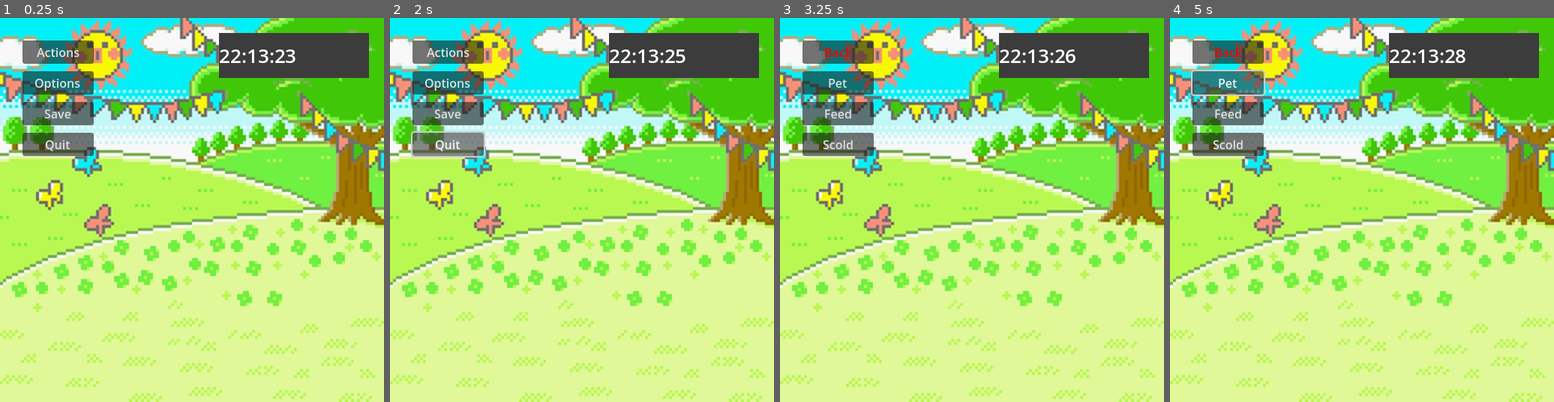
Above: before the commit, frames 1-4 (left to right).
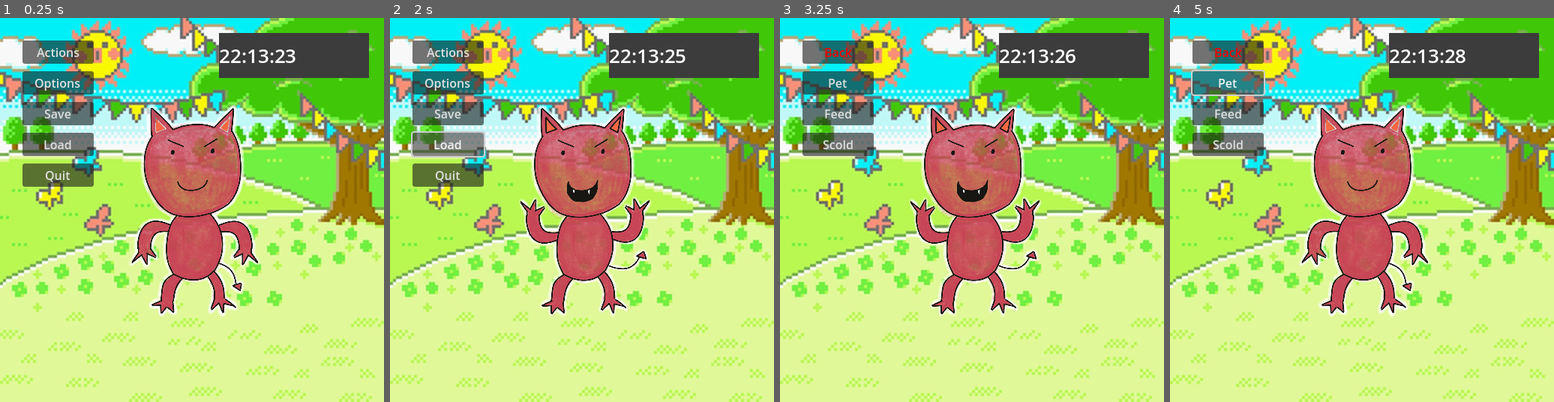
Above: after the commit, the same moments.

Repository: Izendi/egg_friend
Game: Godot game, scene res://assets/scenes/areas/tamagotchi_global.tscn
Two runs of this game, one before a commit and one after it. Both use one fixed random seed, a clock stepped at 60 frames per second and the inputs below.
Inputs (mouse positions are in pixels of both pictures, inside the frame that each line leads up to):
- Up to frame 1 (0.25 s): no input
- Up to frame 2 (2 s): click "Save" at 0.5 s; click (447, 144) at 1.25 s, where only the run after the commit has a clickable "Load"
- Up to frame 3 (3.25 s): hold Right (ui_right) 2.03-2.75 s; click "Actions" at 2.75 s
- Up to frame 4 (5 s): click "Pet" at 3.5 s; hold Right (ui_right) from 4.28 s (still down); tap Enter (ui_accept) at 4.52 s

The runs differ from the first frame. In frame 1, 13% of the frame differs, in the area x 5-68%, y 22-78%; in frame 2, 12%; in frame 3, 11%; in frame 4, 11%.
Error before the commit: Invalid call. Nonexistent function 'setAnimation' in base 'Nil'. (res://assets/scenes/areas/tamagotchi_global.gd:91)

Commit message:
small adjustments

Diff:
--- a/assets/scenes/areas/menu_manager.gd
+++ b/assets/scenes/areas/menu_manager.gd
@@ -11,6 +11,8 @@
 signal pet_egg_friend # no payload
 signal feed_egg_friend # no payload
 signal scold_egg_friend # no payload
+signal save_game(profileName: String, saveSlotNum: int)
+signal load_game(profileName: String, saveSlotNum: int)
 signal background_changed(backgroundName: String)
 signal egg_friend_changed(friendName: String)
 
@@ -86,3 +88,11 @@
 
 func _on_button_pet_pressed():
 	pet_egg_friend.emit()
+
+
+func _on_button_save_pressed():
+	save_game.emit("testProfile", 1)
+
+
+func _on_button_load_pressed():
+	load_game.emit("testProfile", 1)
--- a/assets/scenes/areas/tamagotchi_global.gd
+++ b/assets/scenes/areas/tamagotchi_global.gd
@@ -1,4 +1,12 @@
 extends Node
+
+var inventory: Array = ["apple", "banana", "cake"]
+
+var test_save_data = {
+		"player_level": 25,
+		"player_health": 10,
+		"inventory": inventory,  # can be an Array or Dictionary
+	}
 
 const ef_interface = preload("res://assets/scenes/areas/node_2d_i_egg_friend.gd")
 
@@ -8,7 +16,9 @@
 @onready var world: Node2D = $Node2D_world
 @onready var menuSystem: CanvasLayer = $CanvasLayer
 
-@onready var time_label: Label = $CanvasLayer/Control_info/Panel/Label
+#This topRight_label aquisition should be updated to be clearner!
+#	I should not reach down so many layers to interact with something
+@onready var topRight_label: Label = $CanvasLayer/Control_info/Panel/Label
 
 var current_level: Node2D = null
 var selected_egg_friend: ef_interface = null
@@ -20,6 +30,10 @@
 
 # Called when the node enters the scene tree for the first time.
 func _ready():
+	#Connect to save game signal
+	menuSystem.save_game.connect(_on_save_game_request)
+	menuSystem.load_game.connect(_on_load_game_request)
+
 	# Connect signals from menu sytem that will interact with egg friend
 	menuSystem.pet_egg_friend.connect(_on_pet_egg_friend)
 	menuSystem.scold_egg_friend.connect(_on_scold_egg_friend)
@@ -30,6 +44,40 @@
 
 	# Set up level loading system
 	load_level("res://assets/scenes/areas/node_2d_tamagotchi_rooms.tscn", "field")
+
+	#load default egg friend:
+	load_egg_friend("res://assets/scenes/areas/node_2d_egg_friend_1.tscn")
+
+func _on_save_game_request(profileName: String, saveSlotNum: int):
+	var save_path = "user://savegame_" + profileName + "_" + str(saveSlotNum) + ".json"
+	var file = FileAccess.open(save_path, FileAccess.WRITE)
+	#file.store_string("hello world")
+
+	var json_string = JSON.stringify(test_save_data, "\t")
+	file.store_string(json_string)
+
+	file.close()
+	print(ProjectSettings.globalize_path(save_path))
+
+func _on_load_game_request(profileName: String, saveSlotNum: int):
+	var load_path = "user://savegame_" + profileName + "_" + str(saveSlotNum) + ".json"
+
+	if not FileAccess.file_exists(load_path):
+		print("ERROR: No save file found.")
+		return
+
+	#Get save file as variable in text format in gdscript
+	var file = FileAccess.open(load_path, FileAccess.READ)
+	var json_string = file.get_as_text()
+	file.close()
+
+	var result = JSON.parse_string(json_string)
+
+	if typeof(result) != TYPE_DICTIONARY:
+		print("ERROR: Save file is corrupted or invalid JSON.")
+		return
+
+	print(result)
 
 
 func _on_pet_egg_friend() -> void:
@@ -121,4 +169,4 @@
 	var h = str(now.hour).pad_zeros(2)
 	var m = str(now.minute).pad_zeros(2)
 	var s = str(now.second).pad_zeros(2)
-	time_label.text = "%s:%s:%s" % [h, m, s]
+	topRight_label.text = "%s:%s:%s" % [h, m, s]
--- a/assets/scenes/areas/tamagotchi_global.tscn
+++ b/assets/scenes/areas/tamagotchi_global.tscn
@@ -120,6 +120,10 @@
 [node name="Button_save" type="Button" parent="CanvasLayer/Control/Main_menu"]
 layout_mode = 2
 text = "Save"
+
+[node name="Button_load" type="Button" parent="CanvasLayer/Control/Main_menu"]
+layout_mode = 2
+text = "Load"
 
 [node name="Button_quit" type="Button" parent="CanvasLayer/Control/Main_menu"]
 layout_mode = 2
@@ -236,6 +240,8 @@
 [connection signal="pressed" from="CanvasLayer/Control/VBoxContainer/Button_Egg_Friend_3" to="." method="_on_button_egg_friend_3_pressed"]
 [connection signal="pressed" from="CanvasLayer/Control/Main_menu/Button_actions" to="CanvasLayer" method="_on_button_actions_pressed"]
 [connection signal="pressed" from="CanvasLayer/Control/Main_menu/Button_options" to="CanvasLayer" method="_on_button_options_pressed"]
+[connection signal="pressed" from="CanvasLayer/Control/Main_menu/Button_save" to="CanvasLayer" method="_on_button_save_pressed"]
+[connection signal="pressed" from="CanvasLayer/Control/Main_menu/Button_load" to="CanvasLayer" method="_on_button_load_pressed"]
 [connection signal="pressed" from="CanvasLayer/Control/Action_menu/Button_back" to="CanvasLayer" method="_on_button_back_pressed"]
 [connection signal="pressed" from="CanvasLayer/Control/Action_menu/Button_pet" to="CanvasLayer" method="_on_button_pet_pressed"]
 [connection signal="pressed" from="CanvasLayer/Control/Action_menu/Button_feed" to="CanvasLayer" method="_on_button_feed_pressed"]
